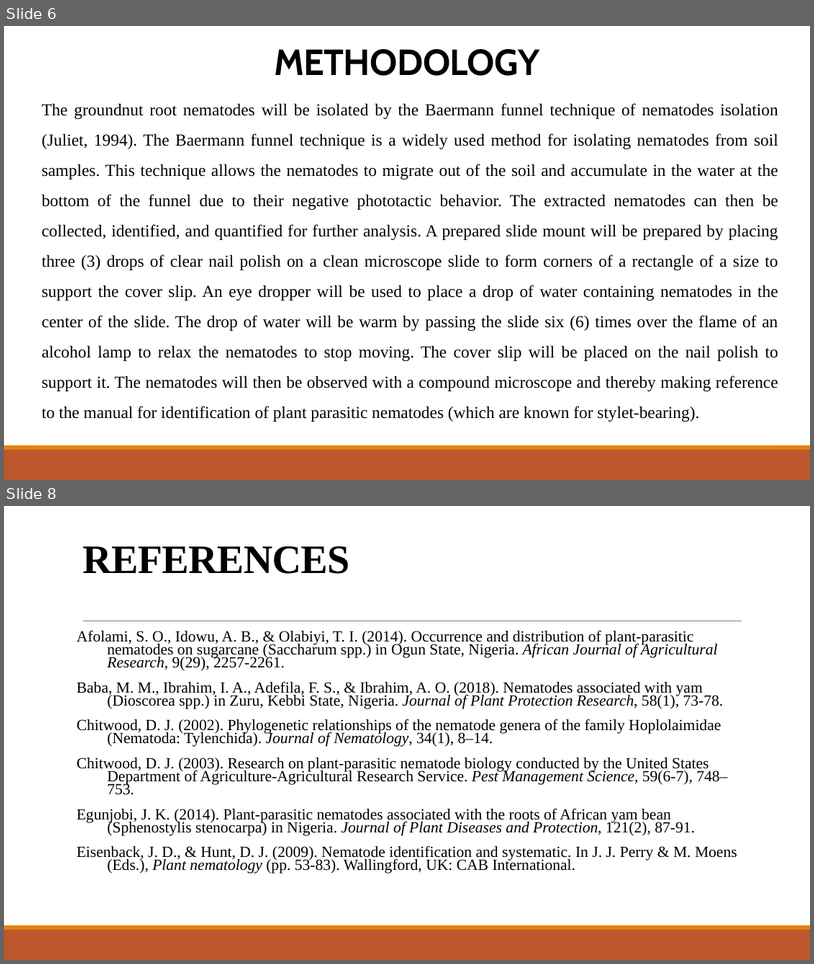
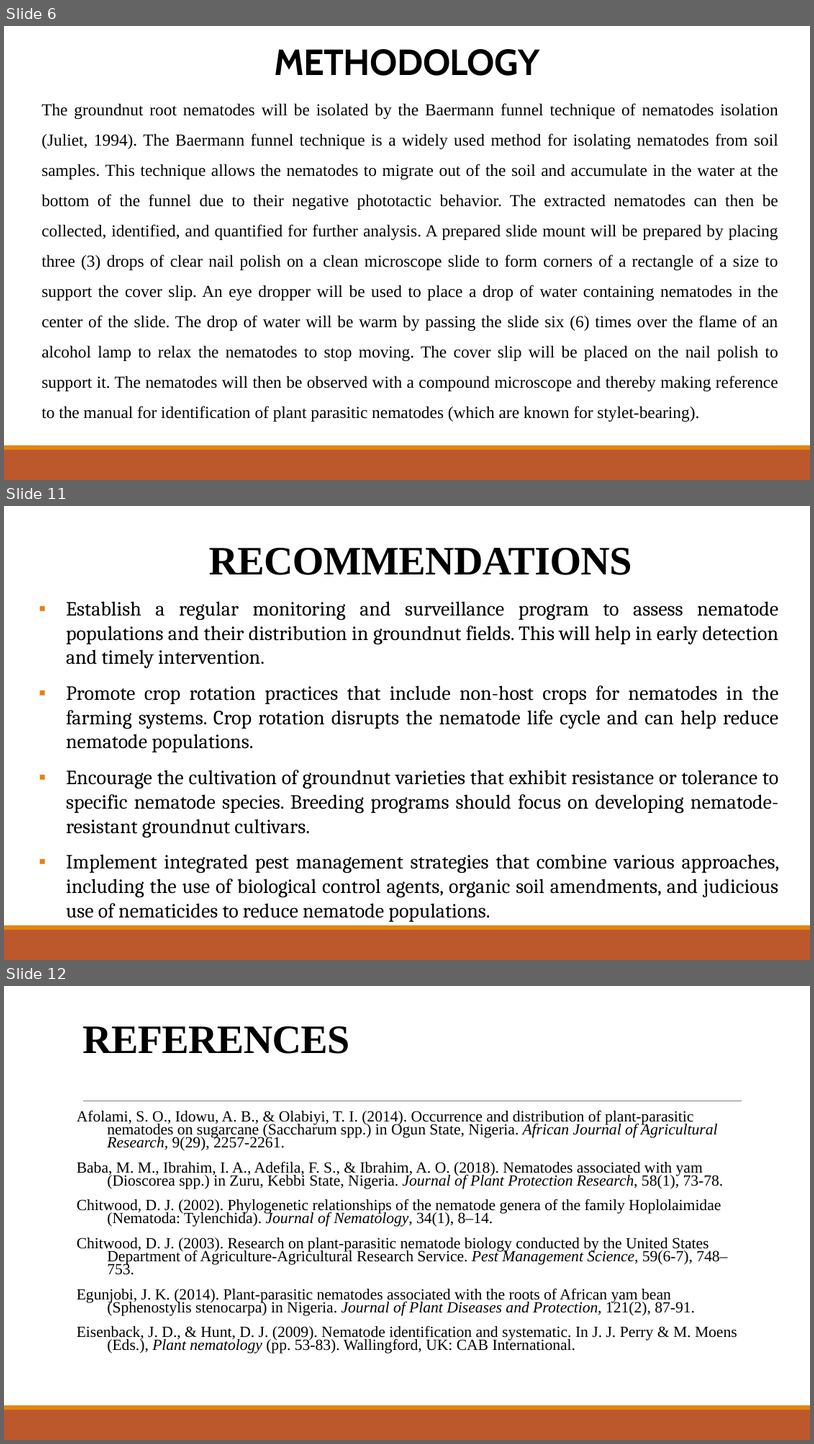
Before and after one commit to Akamshu/documents, a slide deck: PROJECT 2023/EB/GLORY/POWERPOINT.pptx. Shown one above the other, each under a label of ours: slides 6 and 8 before the commit, slides 6, 11 and 12 after it; the slides between them are not shown. The pictures are 814x964 and 814x1444 pixels, drawn with LibreOffice and Linux fonts; fonts in the diff are those of the drawing. Boxes give left, top, right and bottom in pixels: in the first picture for what was removed or moved away, otherwise in the second. Text is boxed around its words. In the diff, an @@ line names an element or a change of style, - is before the commit and + after.

```diff
--- a/PROJECT 2023/EB/GLORY/POWERPOINT.pptx
+++ b/PROJECT 2023/EB/GLORY/POWERPOINT.pptx
@@ slide 11 added at (4, 506, 810, 960), background #FFFFFF; not listed: 2 template elements that a slide beside it also shows @@
@@ title added at (209, 548, 633, 575), 48 pt, text #000000, bold @@
+RECOMMENDATIONS
@@ text added at (66, 601, 780, 921), 24 pt, text #000000 @@
+▪ Establish a regular monitoring and surveillance program to assess nematode populations and their distribution in groundnut fields. This will help in early detection and timely intervention.
+▪ Promote crop rotation practices that include non-host crops for nematodes in the farming systems. Crop rotation disrupts the nematode life cycle and can help reduce nematode populations.
+▪ Encourage the cultivation of groundnut varieties that exhibit resistance or tolerance to specific nematode species. Breeding programs should focus on developing nematode-resistant groundnut cultivars.
+▪ Implement integrated pest management strategies that combine various approaches, including the use of biological control agents, organic soil amendments, and judicious use of nematicides to reduce nematode populations.
@@ what was slide 8 is now slide 12 @@
```
Also in this commit, not shown: 2 slides changed, 4 other slides added, 1 slide removed, 30 other files.
